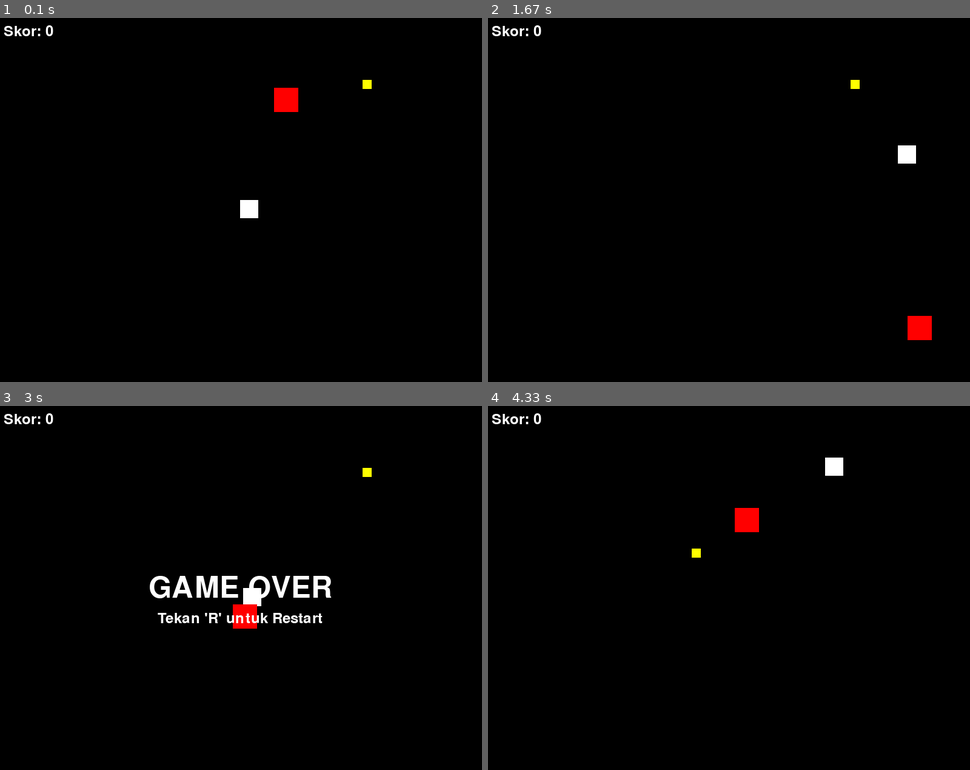
Above: before the commit, frames 1-4 (two rows, left to right).
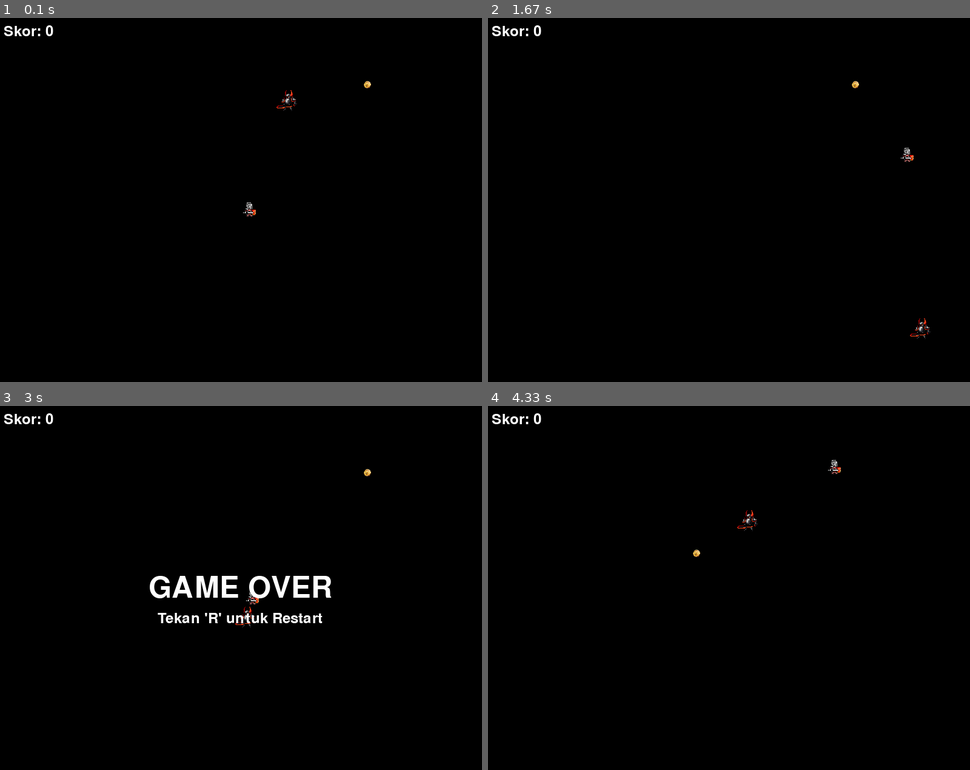
Above: after the commit, the same moments.

Repository: rayhannasrulloh/rpg-sederhana-pygame
Game: pygame game, started from main.py
Same seed, same stepped clock (60 frames per second), same inputs: the game is played once before the commit and once after it.
Inputs:
- Up to frame 1 (0.1 s): no input
- Up to frame 2 (1.67 s): hold Right 0.33-0.8 s; hold Up 0.83-1.13 s; hold Right 1.17-1.63 s
- Up to frame 3 (3 s): hold Left 1.67-2.2 s; hold Down 2.23-2.53 s; hold Left 2.57-2.97 s
- Up to frame 4 (4.33 s): hold R 3-3.37 s; hold Up 3-3.37 s; hold Up 3.4-3.77 s; hold Right from 3.8 s (still down)

The runs differ from the first frame. In frame 1, 0.6% of the frame differs, in the area x 49-78%, y 17-55%; in frame 2, 0.6%; in frame 3, 0.5%; in frame 4, 0.6%.

Commit message:
Add sprite images for player, coin, and enemy; update game logic to use images

Diff:
--- a/main.py
+++ b/main.py
@@ -9,76 +9,124 @@
 SCREEN_WIDTH = 800
 SCREEN_HEIGHT = 600
 BLACK = (0, 0, 0)
+# Kita tidak perlu lagi warna WHITE, YELLOW, RED, tapi biarkan saja
 WHITE = (255, 255, 255)
 YELLOW = (255, 255, 0)
 RED = (255, 0, 0)
 
-pygame.display.set_caption("RPG Sederhana - Tekan 'R' untuk Restart")
+pygame.display.set_caption("RPG Sederhana - Dengan Sprite!")
 screen = pygame.display.set_mode((SCREEN_WIDTH, SCREEN_HEIGHT))
 clock = pygame.time.Clock()
 
-# ### BARU (DIPINDAHKAN DARI BAWAH) ###
-# Kita definisikan Font di luar loop agar tidak perlu di-load ulang
+# Memuat Font (Sama seperti sebelumnya)
 font = pygame.font.SysFont(None, 36)
 game_over_font = pygame.font.SysFont(None, 72)
 
+# --- ### BARU ### Memuat Gambar Sprite ---
+# Kita bungkus dengan try...except untuk menangani error jika file tidak ada
+try:
+    # 1. Memuat file gambar dari disk
+    # .convert_alpha() sangat penting untuk performa gambar transparan
+    player_img_original = pygame.image.load("player.png").convert_alpha()
+    coin_img_original = pygame.image.load("coin.png").convert_alpha()
+    enemy_img_original = pygame.image.load("enemy.png").convert_alpha()
 
-# --- 3. Class-Class Sprite (Tidak ada perubahan) ---
+    # 2. Mengubah ukuran gambar agar sesuai dengan hitbox game kita
+    PLAYER_IMG = pygame.transform.scale(player_img_original, (30, 30))
+    COIN_IMG = pygame.transform.scale(coin_img_original, (15, 15))
+    ENEMY_IMG = pygame.transform.scale(enemy_img_original, (40, 40))
+
+except pygame.error as e:
+    print("--- ERROR: Tidak bisa memuat gambar sprite! ---")
+    print("Pastikan file 'player.png', 'coin.png', dan 'enemy.png' ada")
+    print(f"di folder yang sama dengan file .py kamu.")
+    print(f"Detail error: {e}")
+    pygame.quit()
+    sys.exit()
+
+
+# --- 3. Class-Class Sprite (DIMODIFIKASI) ---
+
 class Player(pygame.sprite.Sprite):
     def __init__(self):
         super().__init__()
-        self.image = pygame.Surface([30, 30]); self.image.fill(WHITE)
+        # ### BARU ### Menggunakan gambar yang sudah di-load
+        self.image = PLAYER_IMG
+
+        # Hapus/Komentari kode lama:
+        # self.image = pygame.Surface([30, 30])
+        # self.image.fill(WHITE)
+
+        # Sisa kode __init__ sama persis
         self.rect = self.image.get_rect()
-        self.rect.x = SCREEN_WIDTH // 2; self.rect.y = SCREEN_HEIGHT // 2
+        self.rect.x = SCREEN_WIDTH // 2
+        self.rect.y = SCREEN_HEIGHT // 2
         self.speed = 5
+
+    # Fungsi update() tidak berubah sama sekali
     def update(self, keys):
         if keys[pygame.K_LEFT]:  self.rect.x -= self.speed
         if keys[pygame.K_RIGHT]: self.rect.x += self.speed
         if keys[pygame.K_UP]:    self.rect.y -= self.speed
         if keys[pygame.K_DOWN]:  self.rect.y += self.speed
+        # ... (logika batas layar) ...
         if self.rect.left < 0:   self.rect.left = 0
         if self.rect.right > SCREEN_WIDTH:  self.rect.right = SCREEN_WIDTH
         if self.rect.top < 0:    self.rect.top = 0
         if self.rect.bottom > SCREEN_HEIGHT: self.rect.bottom = SCREEN_HEIGHT
 
+
 class Coin(pygame.sprite.Sprite):
     def __init__(self, x, y):
         super().__init__()
-        self.image = pygame.Surface([15, 15]); self.image.fill(YELLOW)
+        # ### BARU ### Menggunakan gambar yang sudah di-load
+        self.image = COIN_IMG
+
+        # Hapus/Komentari kode lama:
+        # self.image = pygame.Surface([15, 15])
+        # self.image.fill(YELLOW)
+
+        # Sisa kode __init__ sama persis
         self.rect = self.image.get_rect()
-        self.rect.x = x; self.rect.y = y
+        self.rect.x = x
+        self.rect.y = y
 
 class Enemy(pygame.sprite.Sprite):
     def __init__(self):
         super().__init__()
-        self.image = pygame.Surface([40, 40]); self.image.fill(RED)
+        # ### BARU ### Menggunakan gambar yang sudah di-load
+        self.image = ENEMY_IMG
+
+        # Hapus/Komentari kode lama:
+        # self.image = pygame.Surface([40, 40])
+        # self.image.fill(RED)
+
+        # Sisa kode __init__ sama persis
         self.rect = self.image.get_rect()
         self.rect.x = random.randint(0, SCREEN_WIDTH - 40)
         self.rect.y = random.randint(0, SCREEN_HEIGHT - 40)
         self.speed_x = random.choice([-4, -3, 3, 4])
         self.speed_y = random.choice([-4, -3, 3, 4])
+
+    # Fungsi update() tidak berubah sama sekali
     def update(self, *args):
-        self.rect.x += self.speed_x; self.rect.y += self.speed_y
+        self.rect.x += self.speed_x
+        self.rect.y += self.speed_y
         if self.rect.left < 0 or self.rect.right > SCREEN_WIDTH:
             self.speed_x *= -1
         if self.rect.top < 0 or self.rect.bottom > SCREEN_HEIGHT:
             self.speed_y *= -1
 
-# --- 4. ### BARU ### Fungsi Game Loop Utama ---
-# Seluruh logika game kita sekarang ada di dalam fungsi ini
+# --- 4. Fungsi Game Loop Utama ---
+# !!! TIDAK ADA PERUBAHAN SAMA SEKALI DI FUNGSI INI !!!
 def game_loop():
-
-    # --- (Bagian 4.1: Inisialisasi Game) ---
-    # Kode ini sekarang berjalan SETIAP KALI game_loop() dipanggil
-
     all_sprites = pygame.sprite.Group()
     coins_group = pygame.sprite.Group()
     enemies_group = pygame.sprite.Group()
 
     player = Player()
     all_sprites.add(player)
-
-    score = 0 # Skor di-reset ke 0
+    score = 0
 
     def spawn_coin():
         rand_x = random.randint(0, SCREEN_WIDTH - 15)
@@ -86,69 +134,52 @@
         new_coin = Coin(rand_x, rand_y)
         all_sprites.add(new_coin)
         coins_group.add(new_coin)
-
     spawn_coin()
 
     enemy1 = Enemy()
     all_sprites.add(enemy1)
     enemies_group.add(enemy1)
 
-    # --- (Bagian 4.2: Game Loop Internal) ---
-    game_over = False # Game state di-reset ke False
+    game_over = False
     running = True
     while running:
         clock.tick(60)
-
-        # --- (Event Handling) ---
         for event in pygame.event.get():
             if event.type == pygame.QUIT:
-                # ### BARU ### Jika quit, kita tutup semuanya
                 pygame.quit()
                 sys.exit()
+            if event.type == pygame.KEYDOWN:
+                if game_over and event.key == pygame.K_r:
+                    return
 
-            # ### BARU ### Logika untuk Restart
-            if event.type == pygame.KEYDOWN:
-                # Hanya jika game over DAN tombol 'R' ditekan
-                if game_over and event.key == pygame.K_r:
-                    return # Keluar dari fungsi game_loop()
-                           # Ini akan menyebabkan loop master di luar
-                           # memanggil game_loop() lagi (me-restart)
-
-        # --- (Logika Update Game) ---
         if not game_over:
             keys = pygame.key.get_pressed()
             all_sprites.update(keys)
 
-            # Tabrakan Koin
             collided_coins = pygame.sprite.spritecollide(player, coins_group, True)
             if collided_coins:
                 for coin in collided_coins:
                     score += 1
                     spawn_coin()
 
-            # Tabrakan Musuh
             collided_enemies = pygame.sprite.spritecollide(player, enemies_group, False)
             if collided_enemies:
                 game_over = True
 
-        # --- (Draw / Render) ---
         screen.fill(BLACK)
         all_sprites.draw(screen)
 
-        # Tampilkan Skor
         score_text = f"Skor: {score}"
         text_surface = font.render(score_text, True, WHITE)
         screen.blit(text_surface, (10, 10))
 
         if game_over:
-            # Tampilkan "GAME OVER"
             go_text_surface = game_over_font.render("GAME OVER", True, WHITE)
             go_text_rect = go_text_surface.get_rect(
                 center=(SCREEN_WIDTH // 2, SCREEN_HEIGHT // 2)
             )
             screen.blit(go_text_surface, go_text_rect)
 
-            # ### BARU ### Tampilkan instruksi Restart
             restart_text = "Tekan 'R' untuk Restart"
             restart_surface = font.render(restart_text, True, WHITE)
             restart_rect = restart_surface.get_rect(
@@ -158,8 +189,7 @@
 
         pygame.display.flip()
 
-# --- 5. ### BARU ### Loop Master (Pemicu Game) ---
-# Kode ini berada di luar fungsi game_loop()
-# Tugasnya hanya memanggil game_loop() berulang kali.
+# --- 5. Loop Master (Pemicu Game) ---
+# !!! TIDAK ADA PERUBAHAN SAMA SEKALI DI BAGIAN INI !!!
 while True:
     game_loop()
Binary file added: coin.png
Binary file added: enemy.png
Binary file added: player.png
